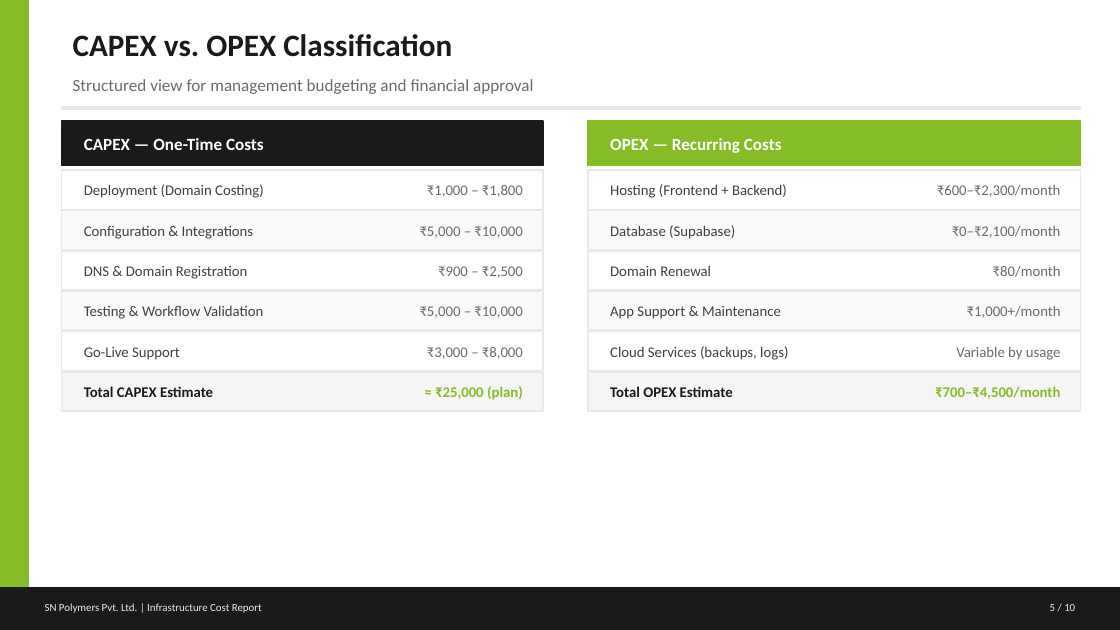
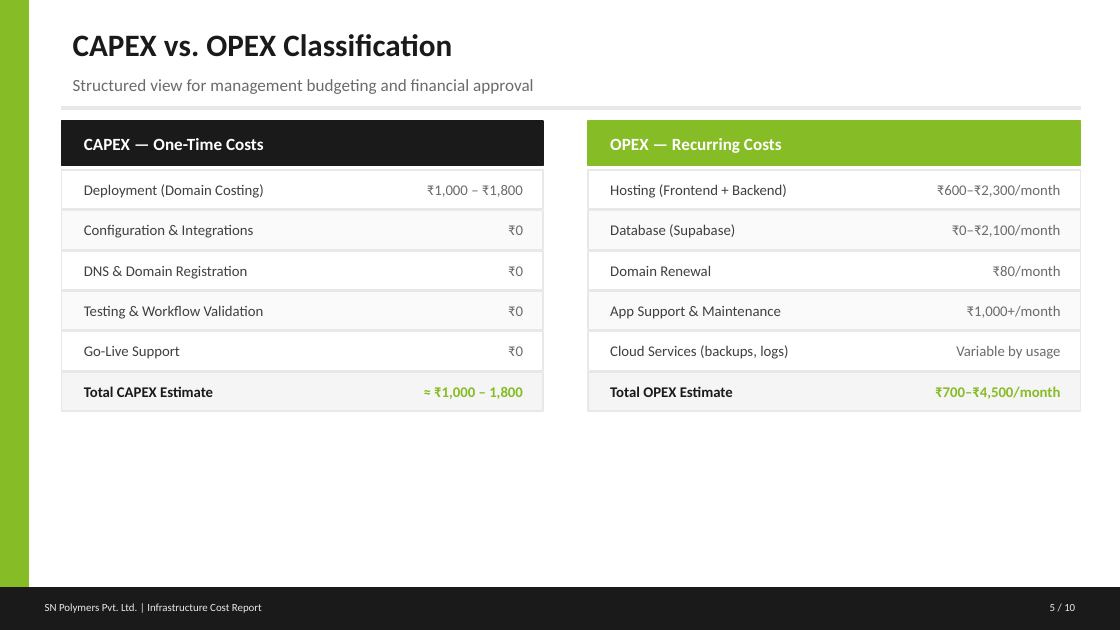
Before and after one commit to Zenoguy/SNPolymers, a slide deck: slide 5 of documentation/SN_Polymers_Infra_Cost_Report.pptx. Drawn at 1120x630 pixels with LibreOffice and Linux fonts; fonts in the diff are those of the drawing. Boxes give left, top, right and bottom in pixels: in the first picture for what was removed or moved away, otherwise in the second. Text is boxed around its words. In the diff, an @@ line names an element or a change of style, - is before the commit and + after.

```diff
--- a/documentation/SN_Polymers_Infra_Cost_Report.pptx
+++ b/documentation/SN_Polymers_Infra_Cost_Report.pptx
@@ text at (508, 225, 523, 235): text changed @@
-₹5,000 – ₹10,000
+₹0
@@ text at (508, 266, 523, 276): text changed @@
-₹900 – ₹2,500
+₹0
@@ text at (508, 306, 523, 316): text changed @@
-₹5,000 – ₹10,000
+₹0
@@ text at (508, 346, 523, 356): text changed @@
-₹3,000 – ₹8,000
+₹0
@@ text at (434, 387, 523, 399): text changed @@
-≈ ₹25,000 (plan)
+≈ ₹1,000 – 1,800
```
Also in this commit, not shown: 1 other slide changed, 1 slide removed, 13 other files.
